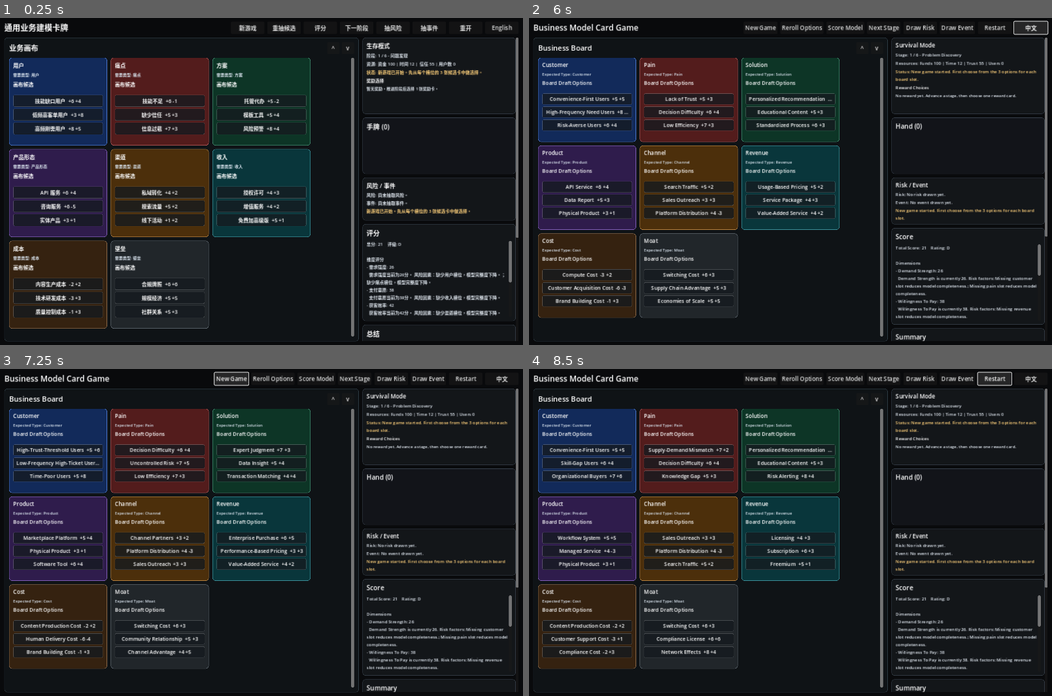
Above: before the commit, frames 1-4 (two rows, left to right).
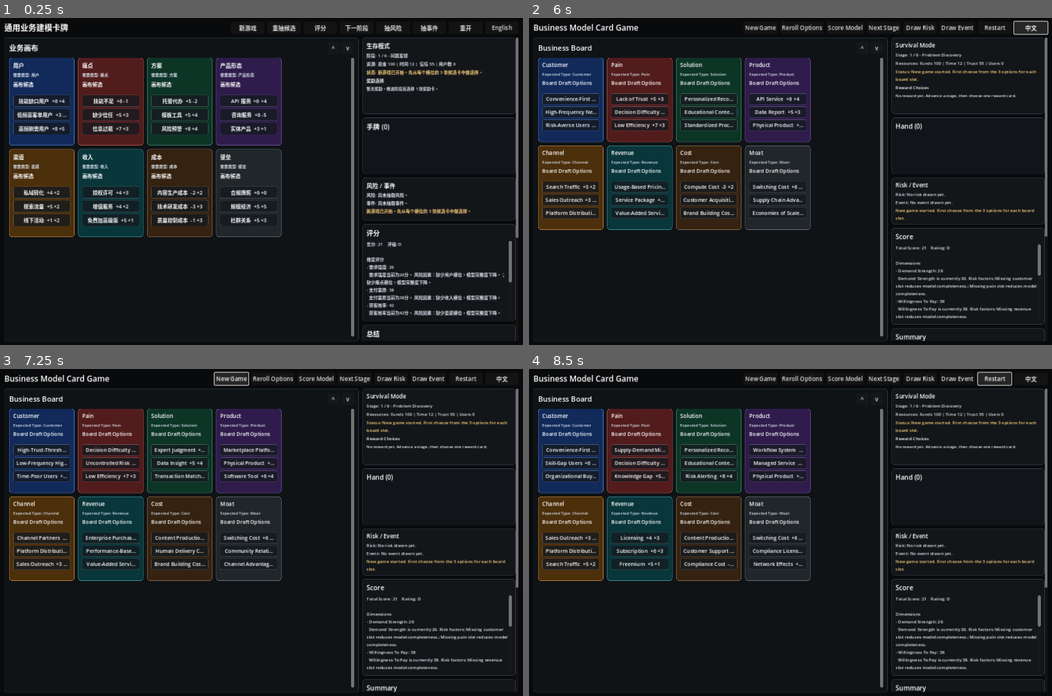
Above: after the commit, the same moments.

Repository: HelloKuoty/poker
Game: Godot game, scene res://scenes/main.tscn
Same seed, same stepped clock (60 frames per second), same inputs: the game is played once before the commit and once after it.
Inputs:
- Up to frame 1 (0.25 s): no input
- Up to frame 2 (6 s): click "新游戏" at 0.5 s; click "重抽候选" at 1.25 s; click "评分" at 2 s; click "下一阶段" at 2.75 s; click "抽风险" at 3.5 s; click "抽事件" at 4.25 s; click "重开" at 5 s; click "English" at 5.75 s
- Up to frame 3 (7.25 s): click "New Game" at 6.5 s
- Up to frame 4 (8.5 s): click "New Game" at 7.25 s; click "Restart" at 8 s

The runs differ from the first frame. In frame 1, 21% of the frame differs, in the area x 1-60%, y 12-95%; in frame 2, 21%; in frame 3, 21%; in frame 4, 21%.

Commit message:
Make board fit common desktop windows

Diff:
--- a/scenes/card_slot.tscn
+++ b/scenes/card_slot.tscn
@@ -3,5 +3,5 @@
 [ext_resource type="Script" path="res://scripts/ui/card_slot.gd" id="1_card_slot"]
 
 [node name="CardSlot" type="PanelContainer"]
-custom_minimum_size = Vector2(270, 185)
+custom_minimum_size = Vector2(180, 185)
 script = ExtResource("1_card_slot")
--- a/scripts/ui/board_view.gd
+++ b/scripts/ui/board_view.gd
@@ -140,7 +140,7 @@
 	root.add_child(scroll)
 
 	grid = GridContainer.new()
-	grid.columns = 3
+	grid.columns = 4
 	grid.add_theme_constant_override("h_separation", 10)
 	grid.add_theme_constant_override("v_separation", 10)
 	grid.size_flags_horizontal = Control.SIZE_EXPAND_FILL
--- a/scripts/ui/card_slot.gd
+++ b/scripts/ui/card_slot.gd
@@ -65,6 +65,7 @@
 	mouse_filter = Control.MOUSE_FILTER_STOP
 	var margin := MarginContainer.new()
 	margin.mouse_filter = Control.MOUSE_FILTER_PASS
+	margin.size_flags_horizontal = Control.SIZE_EXPAND_FILL
 	margin.add_theme_constant_override("margin_left", 10)
 	margin.add_theme_constant_override("margin_right", 10)
 	margin.add_theme_constant_override("margin_top", 8)
@@ -73,6 +74,7 @@
 
 	content = VBoxContainer.new()
 	content.mouse_filter = Control.MOUSE_FILTER_PASS
+	content.size_flags_horizontal = Control.SIZE_EXPAND_FILL
 	content.add_theme_constant_override("separation", 5)
 	margin.add_child(content)
 
@@ -129,6 +131,7 @@
 
 		var margin := MarginContainer.new()
 		margin.mouse_filter = Control.MOUSE_FILTER_PASS
+		margin.size_flags_horizontal = Control.SIZE_EXPAND_FILL
 		margin.add_theme_constant_override("margin_left", 8)
 		margin.add_theme_constant_override("margin_right", 8)
 		margin.add_theme_constant_override("margin_top", 4)
@@ -228,6 +231,7 @@
 
 func _make_label(font_size: int, bold: bool) -> Label:
 	var label := Label.new()
+	label.custom_minimum_size = Vector2(0, 0)
 	label.add_theme_font_size_override("font_size", font_size)
 	label.add_theme_color_override("font_color", Color(1, 1, 1) if bold else Color(0.86, 0.9, 0.94))
 	label.clip_text = true
--- a/tools/board_scroll_test.gd
+++ b/tools/board_scroll_test.gd
@@ -13,8 +13,8 @@
 	root.size = Vector2i(900, 700)
 	var loc: LocalizationManager = LocalizationManager.new()
 	var board: BoardView = BoardView.new()
-	board.custom_minimum_size = Vector2(760, 520)
-	board.size = Vector2(760, 520)
+	board.custom_minimum_size = Vector2(760, 360)
+	board.size = Vector2(760, 360)
 	root.add_child(board)
 	board.setup(loc)
 	board.render({}, _draft_options(), "", loc, _type_colors())
@@ -23,7 +23,7 @@
 
 	var scroll: ScrollContainer = board.scroll
 	var max_scroll := _max_vertical_scroll(scroll)
-	if max_scroll <= 0:
+	if max_scroll < 80:
 		_fail("Board has no vertical scroll range. max_scroll=%d board=%s scroll=%s grid=%s grid_min=%s" % [
 			max_scroll,
 			str(board.size),
--- a/tools/main_layout_test.gd
+++ b/tools/main_layout_test.gd
@@ -8,8 +8,19 @@
 
 
 func _run() -> void:
+	var sizes := [
+		Vector2i(1440, 900),
+		Vector2i(1366, 768),
+		Vector2i(1280, 720),
+	]
+	for viewport_size in sizes:
+		await _check_layout(viewport_size)
+	quit(0)
+
+
+func _check_layout(viewport_size: Vector2i) -> void:
 	var frame := Control.new()
-	frame.size = Vector2(1440, 900)
+	frame.size = Vector2(viewport_size)
 	frame.set_anchors_preset(Control.PRESET_TOP_LEFT)
 	root.add_child(frame)
 
@@ -33,7 +44,8 @@
 		if scroll_rect.encloses(slot_rect):
 			visible_count += 1
 
-	print("MAIN_LAYOUT board=%s scroll=%s grid=%s columns=%d visible_slots=%d scroll_max=%d" % [
+	print("MAIN_LAYOUT size=%s board=%s scroll=%s grid=%s columns=%d visible_slots=%d scroll_max=%d" % [
+		str(viewport_size),
 		str(board_rect.size),
 		str(scroll_rect.size),
 		str(grid_rect.size),
@@ -43,14 +55,16 @@
 	])
 
 	if board_rect.position.y + board_rect.size.y > frame_rect.position.y + frame_rect.size.y:
-		_fail("Business board overflows the 1440x900 viewport. board_bottom=%.1f viewport_bottom=%.1f" % [
+		_fail("Business board overflows the %s viewport. board_bottom=%.1f viewport_bottom=%.1f" % [
+			str(viewport_size),
 			board_rect.position.y + board_rect.size.y,
 			frame_rect.position.y + frame_rect.size.y,
 		])
 		return
 
 	if board_rect.position.x + board_rect.size.x > frame_rect.position.x + frame_rect.size.x:
-		_fail("Business board overflows the 1440x900 viewport horizontally. board_right=%.1f viewport_right=%.1f" % [
+		_fail("Business board overflows the %s viewport horizontally. board_right=%.1f viewport_right=%.1f" % [
+			str(viewport_size),
 			board_rect.position.x + board_rect.size.x,
 			frame_rect.position.x + frame_rect.size.x,
 		])
@@ -60,15 +74,16 @@
 		if child is Control:
 			var child_rect: Rect2 = (child as Control).get_global_rect()
 			if child_rect.position.x + child_rect.size.x > frame_rect.position.x + frame_rect.size.x:
-				_fail("Main body child overflows horizontally. child=%s right=%.1f viewport_right=%.1f" % [
+				_fail("Main body child overflows horizontally at %s. child=%s right=%.1f viewport_right=%.1f" % [
+					str(viewport_size),
 					child.name,
 					child_rect.position.x + child_rect.size.x,
 					frame_rect.position.x + frame_rect.size.x,
 				])
 				return
 
-	if visible_count < 8:
-		_fail("Expected all 8 board slots to be visible at 1440x900, but only %d are fully visible." % visible_count)
+	if visible_count < 8 and _max_vertical_scroll(scroll) <= 0:
+		_fail("Expected all slots visible or scrollable at %s, but visible=%d scroll_max=0." % [str(viewport_size), visible_count])
 		return
 
 	if _max_vertical_scroll(scroll) > 0:
@@ -81,7 +96,7 @@
 		Input.parse_input_event(wheel)
 		await process_frame
 		if scroll.scroll_vertical <= 0:
-			_fail("Mouse wheel does not scroll the board inside the real main layout.")
+			_fail("Mouse wheel does not scroll the board inside the real main layout at %s." % str(viewport_size))
 			return
 
 		scroll.scroll_vertical = 0
@@ -111,10 +126,11 @@
 		Input.parse_input_event(option_release)
 		await process_frame
 		if scroll.scroll_vertical <= 0:
-			_fail("Candidate-row drag does not scroll the board inside the real main layout.")
+			_fail("Candidate-row drag does not scroll the board inside the real main layout at %s." % str(viewport_size))
 			return
 
-	quit(0)
+	frame.queue_free()
+	await process_frame
 
 
 func _max_vertical_scroll(scroll: ScrollContainer) -> int:
Not shown, changed: ITERATION_LOG.md
Not shown, changed: TEST_PLAN.md
Not shown, changed: TODO.md
